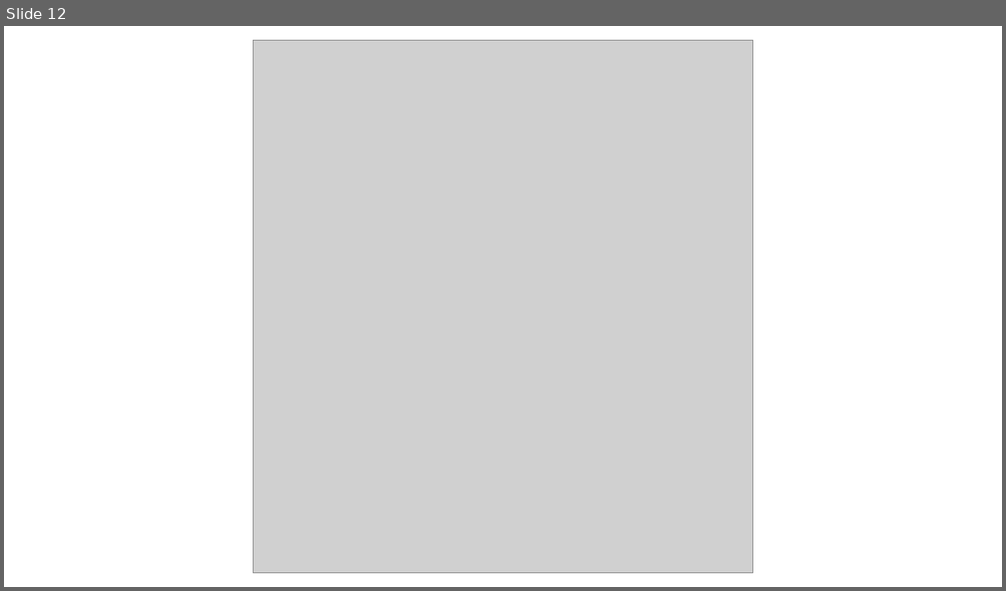
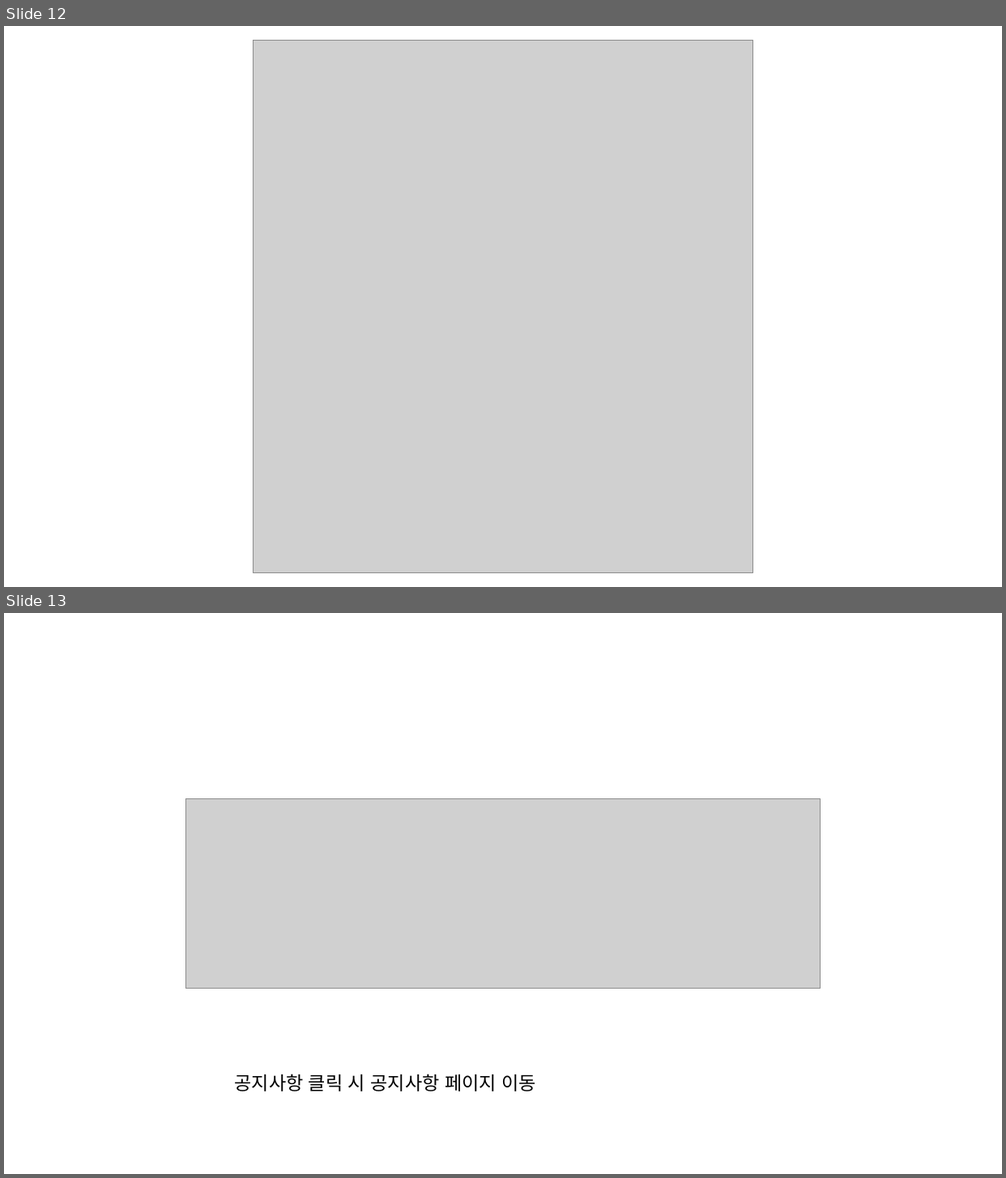
Before and after one commit to SparklingDaisy/finalDocument, a slide deck: 벤치마킹 리서치 이미지/벤치마킹 리서치_CGV_메인.pptx. Shown one above the other, each under a label of ours: slide 12 before the commit, slides 12 and 13 after it. The pictures are 1006x591 and 1006x1178 pixels, drawn with LibreOffice and Linux fonts; fonts in the diff are those of the drawing; grey boxes stand for pictures. Boxes give left, top, right and bottom in pixels: in the first picture for what was removed or moved away, otherwise in the second. Text is boxed around its words. In the diff, an @@ line names an element or a change of style, - is before the commit and + after.

```diff
--- a/벤치마킹 리서치 이미지/벤치마킹 리서치_CGV_메인.pptx
+++ b/벤치마킹 리서치 이미지/벤치마킹 리서치_CGV_메인.pptx
@@ slide 13 added at [4,613,1002,1174], background #FFFFFF @@
@@ picture added at [185,798,820,988] @@
@@ text added at [235,1074,536,1092], 18 pt, text #000000 @@
+공지사항 클릭 시 공지사항 페이지 이동
```
Also in this commit, not shown: 9 other slides added, 10 slides removed, 19 other files.
